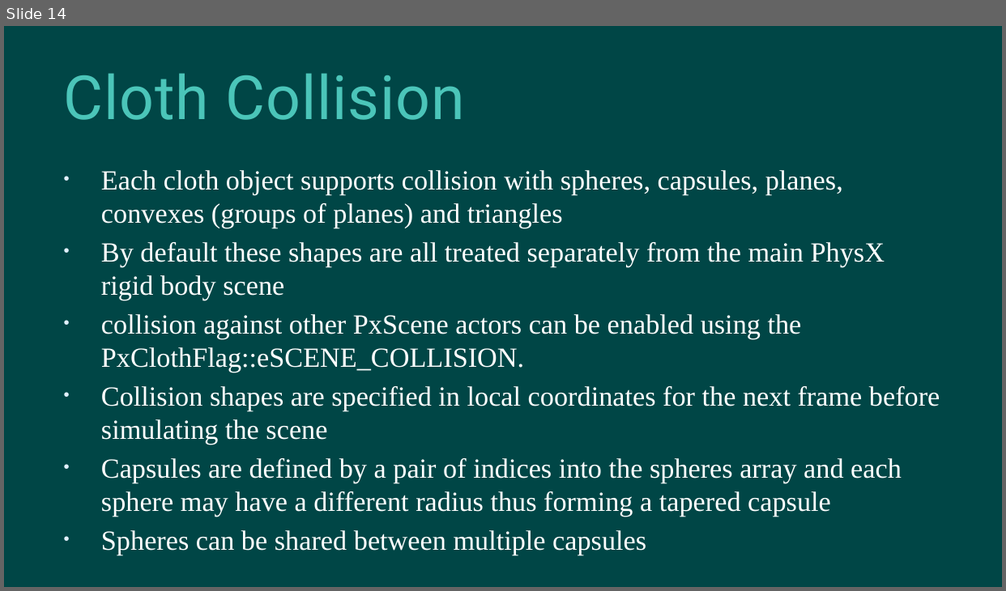
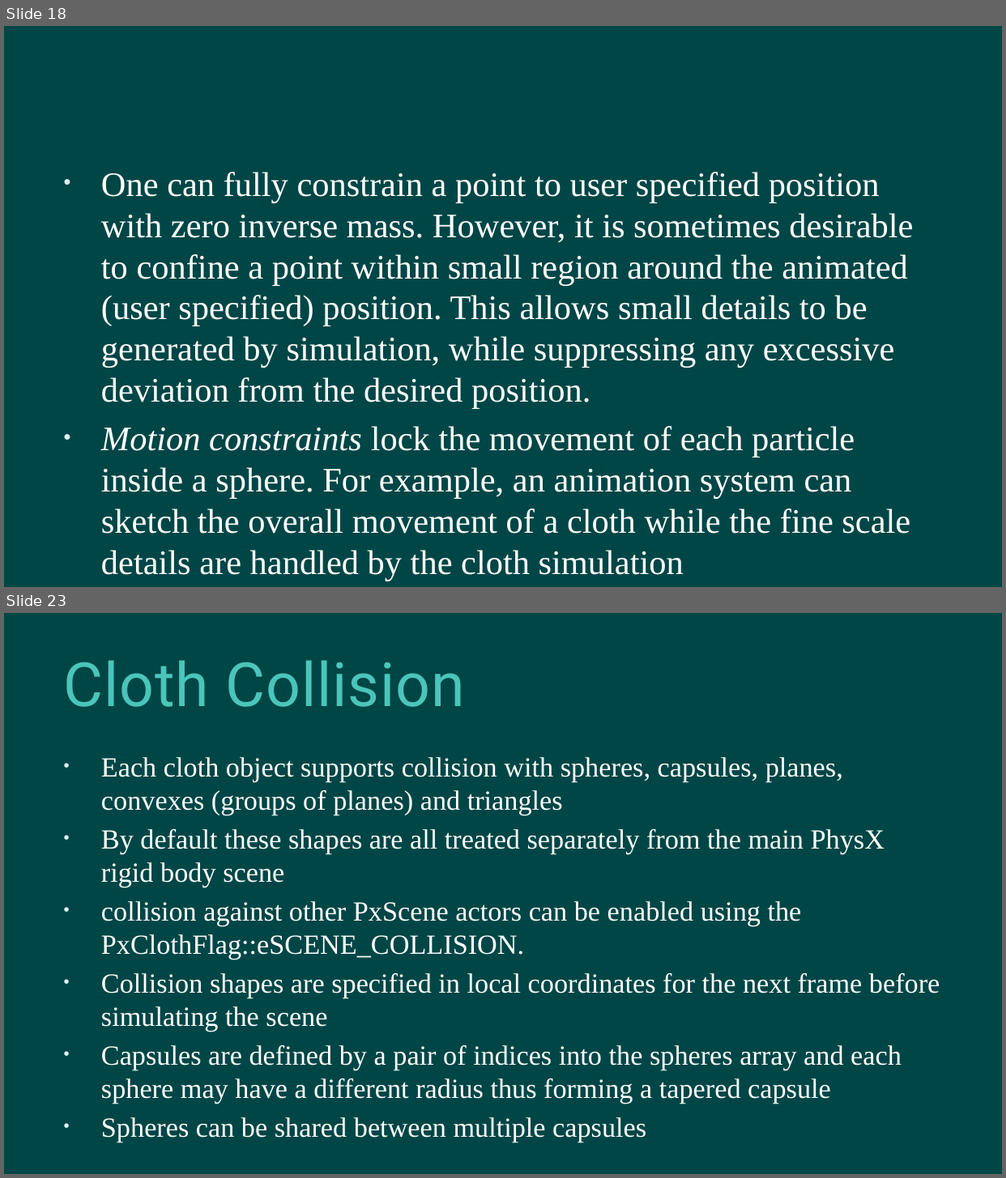
Before and after one commit to hanhonglei/Course_GamePhysics, a slide deck: Slides/9 布料 new/布料.pptx. Shown one above the other, each under a label of ours: slide 14 before the commit, slides 18 and 23 after it; the slides between them are not shown. The pictures are 1006x591 and 1006x1178 pixels, drawn with LibreOffice and Linux fonts; fonts in the diff are those of the drawing; background and template pictures are left out. Boxes give left, top, right and bottom in pixels: in the first picture for what was removed or moved away, otherwise in the second. Text is boxed around its words. In the diff, an @@ line names an element or a change of style, - is before the commit and + after.

```diff
--- a/Slides/9 布料 new/布料.pptx
+++ b/Slides/9 布料 new/布料.pptx
@@ slide 18 added at (4, 26, 1002, 587), background #004646 @@
@@ text added at (101, 172, 913, 534), 24.8 pt, text #FFFFFF @@
+• One can fully constrain a point to user specified position with zero inverse mass. However, it is sometimes desirable to confine a point within small region around the animated (user specified) position. This allows small details to be generated by simulation, while suppressing any excessive deviation from the desired position.
+• Motion constraints lock the movement of each particle inside a sphere. For example, an animation system can sketch the overall movement of a cloth while the fine scale details are handled by the cloth simulation
@@ what was slide 14 is now slide 23 @@
```
Also in this commit, not shown: 4 slides changed, 10 other slides added, 2 slides removed, 13 other files.
